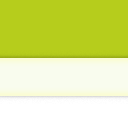
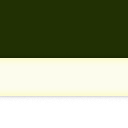
Comparing the layer stacks of the two (128, 128) images. Changes:
painted on "Form 1" over [0, 61, 128, 93]
painted on "Form 2" over [0, 0, 128, 58]
